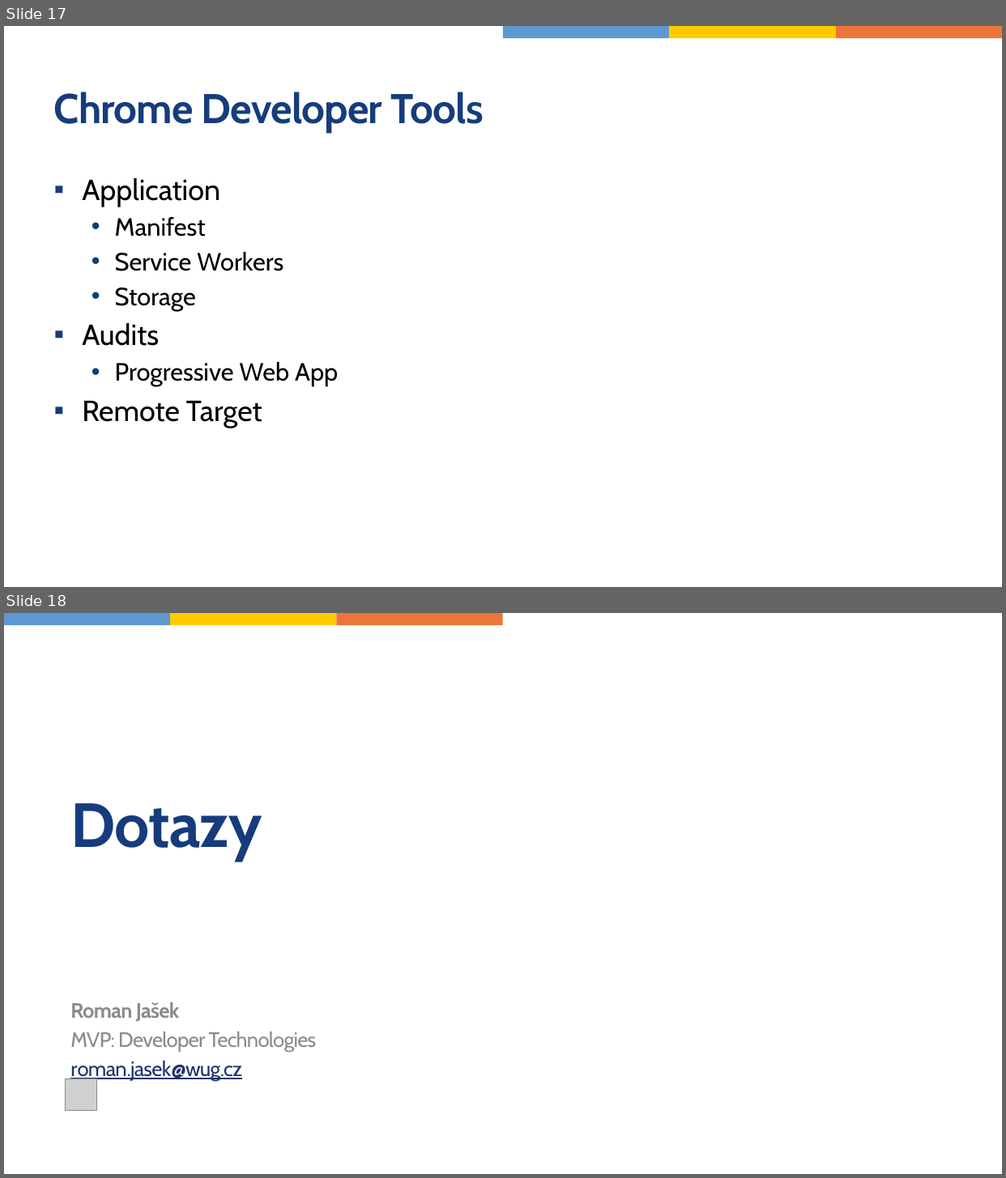
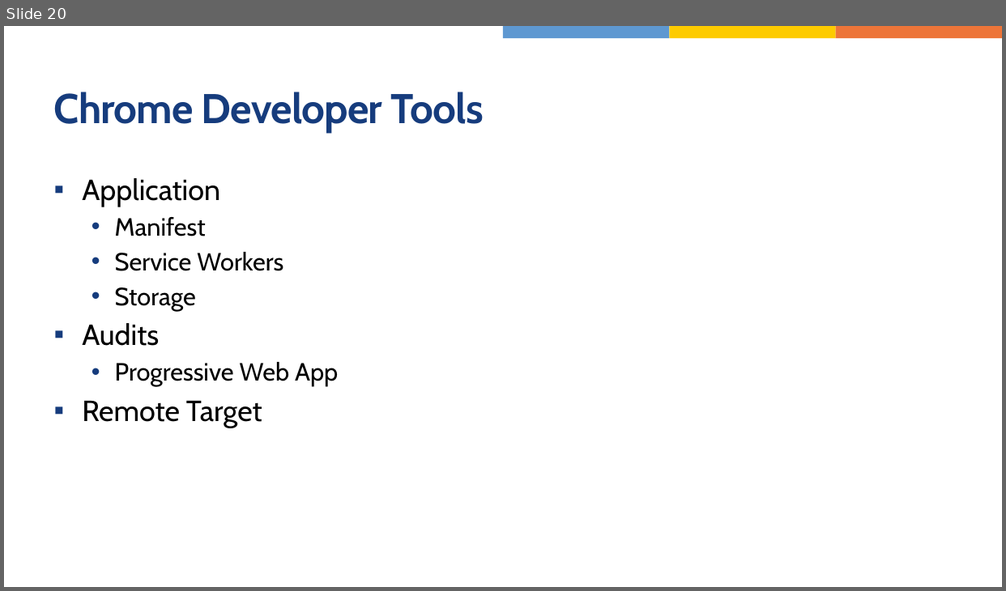
Before and after one commit to jasho/wug-blazor-pwa, a slide deck: WUG-Blazor-PWA.pptx. Shown one above the other, each under a label of ours: slides 17 and 18 before the commit, slide 20 after it. The pictures are 1006x1178 and 1006x591 pixels, drawn with LibreOffice and Linux fonts; fonts in the diff are those of the drawing; grey boxes stand for pictures. Boxes give left, top, right and bottom in pixels: in the first picture for what was removed or moved away, otherwise in the second. Text is boxed around its words. In the diff, an @@ line names an element or a change of style, - is before the commit and + after.

Commit message:
Modified service worker to work without workbox. Added offline fallback document and image. Updated presentation.

```diff
--- a/WUG-Blazor-PWA.pptx
+++ b/WUG-Blazor-PWA.pptx
@@ slide 18 removed at <box>4,613,1002,1174</box>, background #FFFFFF @@
@@ rectangle removed at <box>4,613,170,626</box> @@
@@ rectangle removed at <box>170,613,336,626</box> @@
@@ rectangle removed at <box>336,613,503,626</box> @@
@@ title removed at <box>70,803,262,862</box> @@
-Dotazy
@@ subtitle removed at <box>70,1003,317,1081</box> @@
-Roman Jašek
-MVP: Developer Technologies
-roman.jasek@wug.cz
@@ picture removed at <box>66,1080,97,1111</box> @@
@@ what was slide 17 is now slide 20 @@
```
Also in this commit, not shown: 3 slides changed, 12 slides added, 1 other slide removed, 4 other files.
